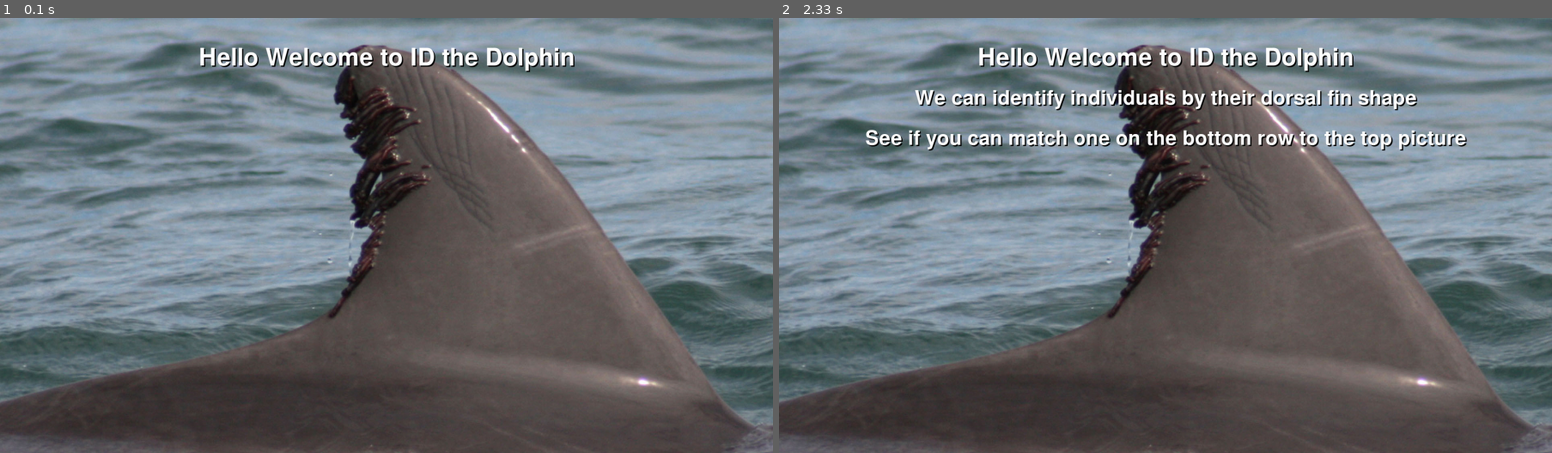
Above: before the commit, frames 1-2 (left to right).
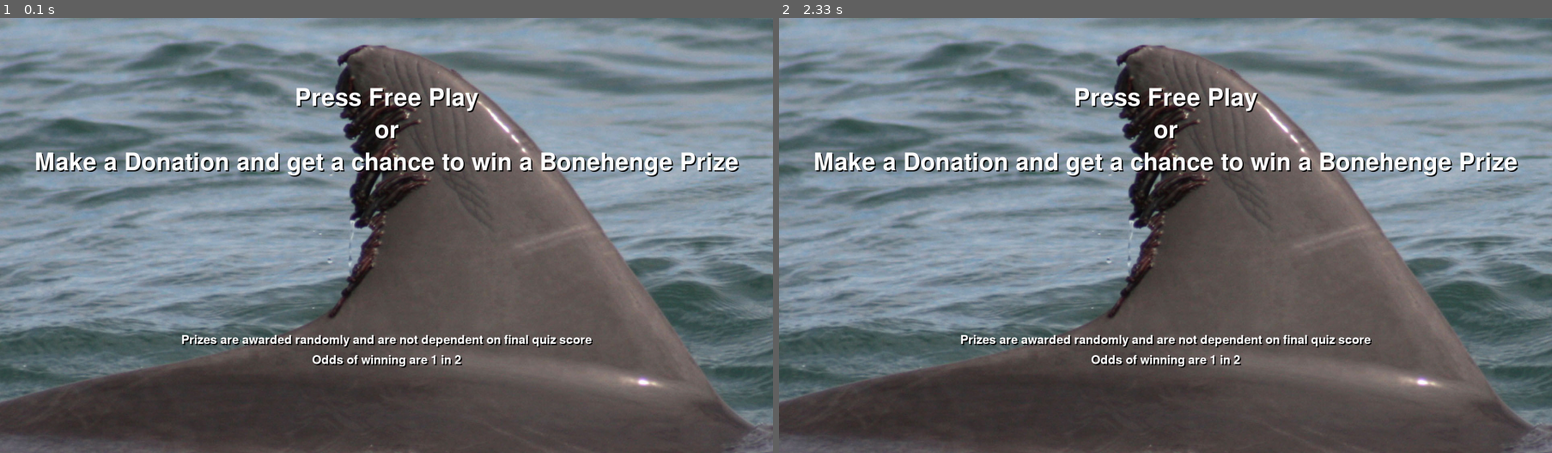
Above: after the commit, the same moments.

Repository: kpmn819/Dolphin-Project
Game: pygame game, started from Two-Game.py
Two runs of this game, one before a commit and one after it. Both use one fixed random seed, a clock stepped at 60 frames per second and the inputs below.
Inputs:
- Up to frame 1 (0.1 s): no input
- Up to frame 2 (2.33 s): no input

The runs differ from the first frame. In frame 1, 5.1% of the frame differs, in the area x 4-96%, y 6-81%; in frame 2, 7.5%.

Commit message:
after free_casj

Diff:
--- a/Two-Game.py
+++ b/Two-Game.py
@@ -121,7 +121,7 @@
 # the timeout decorator wraps this so if user walks away
 # it will reset
 @timeout_decorator.timeout(master_timeout,use_signals=True)
-def show_rules(picture):
+def free_cash(picture):
     ''' called by both games selects if it is a free game or
     if they put in some money sets global variables'''
     # display rules and wait for input
@@ -144,7 +144,8 @@
     pygame.display.flip()
 
     # Select if this is a paid or free play
-    while GPIO.input(portList2[1]) == GPIO.HIGH and GPIO.input(portList2[2]) == GPIO.HIGH:
+    # forever loop until timeout_decorator kicks in
+    while True:
         sleep(.05)
         #print('in pay detection')
         if GPIO.input(portList2[1]) == GPIO.LOW:
@@ -152,6 +153,7 @@
             free = True
             win = False
             print('Free Play')
+            break
 
         if GPIO.input(portList2[2]) == GPIO.LOW:
             print('PLAYBACK SHOULD HAPPEN')
@@ -169,8 +171,11 @@
             else:
                 win = False
                 print('A Loser')
+            break
+
 
 def game1_intro():
+    ''' displays rules for the dolphin game'''
     white = (255, 255, 255)
     black = (0, 0, 0,)
     red = (255, 50, 50)
@@ -829,9 +834,9 @@
 
                 print('Main Program')
                 try:
-                    show_rules(free_donate)
+                    free_cash(bg_dol)
                 except timeout_decorator.TimeoutError:
-                    print('timeout from show_rules')
+                    print('timeout from free_cash')
                     GPIO.output(portList3[2], False) # turn off the button lights
                     continue
 
@@ -856,9 +861,9 @@
                 # make it go
                 # at start donation or free play?
                 try:
-                    show_rules(g2_open_bkg)
+                    free_cash(g2_open_bkg)
                 except timeout_decorator.TimeoutError:
-                    print('timeout from show_rules')
+                    print('timeout from free_cash')
                     GPIO.output(portList3[2], False) # turn off the button lights
                     continue
                 # globals free and win are now set
